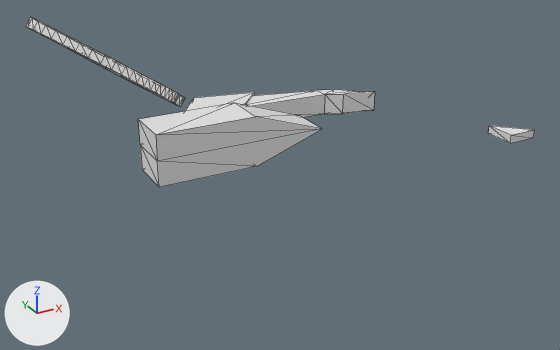
The glTF model assets/enemies/crab_plane.glb, before and after one commit.
One viewpoint serves both versions: a camera (50 mm lens) standing at (-12.12, -22.57, 8.97) and looking at (-0.39, -1.24, -1.69). Lighting does not change. The marker at lower left points along +X, +Y and +Z. Mesh edges are drawn as thin lines. Where no turn or scale is listed for an object, it has been applied to the vertices. Vertices at the same position are counted once.
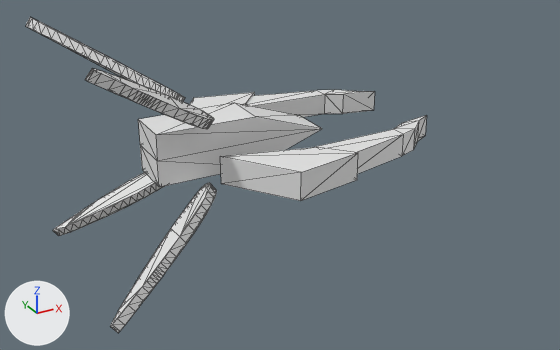
Where the change shows, as pixel boxes [x1, y1, x2, y2] in the pictures (560 x 350 px):
'BezierCurve', reshaped (20% wider, 248% taller)
    before: [26, 17, 185, 107]
    after: [26, 17, 217, 333]
'Cube', reshaped
    before: [185, 92, 255, 111]
    after: [189, 92, 358, 201]
'Cube.004', reshaped
    before: [246, 90, 375, 117]
    after: [246, 90, 427, 174]
'Cube.001', deleted
    before: [489, 126, 534, 143]
part 1 of me_mesh, added
    after: [85, 68, 214, 129]
part 2 of me_mesh, added
    after: [53, 172, 164, 236]
part 3 of me_mesh, added
    after: [110, 183, 217, 333]
part 4 of me_cube_012, added
    after: [316, 115, 427, 174]
part 5 of me_cube_011, added
    after: [220, 147, 358, 201]

The change in detail:
me_mesh has 96 vertices, 188 faces and spans x -1.82..2.71, y -0.51..0.36, z 0.0..0.16.
me_mesh is used by ob_beziercurve; location (-4.44, 2.18, 1.84); rotation (-0.328, 0.564, -0.345), in degrees (-19, 32, -20); scale (-1.24, -1.24, -2.15).
me_mesh part 1: the loose piece of 96 vertices spanning x -1.82..2.71, y -0.51..0.36, z 0.0..0.16 is copied, and the copy is multiplied about its middle by the matrix ((0.837, 0.542, 0.131), (0.542, -0.802, -0.434), (0.044, -0.145, 0.965)), then moved by (-1.02, 3.39, 0.27); it spans x -2.37..1.12, y 1.81..4.89, z 0.12..0.59.
me_mesh part 2: the loose piece of 96 vertices spanning x -1.82..2.71, y -0.51..0.36, z 0.0..0.16 is copied, and the copy is multiplied about its middle by the matrix ((0.429, -0.291, 1.48), (-0.291, 0.852, 0.754), (0.494, 0.252, -0.281)), then moved by (-2.2, -1.12, 1.9); it spans x -2.91..-0.54, y -2.26..-0.18, z 0.89..3.02.
me_mesh part 3: the loose piece of 96 vertices spanning x -1.82..2.71, y -0.51..0.36, z 0.0..0.16 is copied, and the copy is multiplied about its middle by the matrix ((0.266, 0.252, 1.61), (0.252, -0.95, 0.32), (0.538, 0.107, -0.316)), then moved by (-3.22, 2.27, 2.17); it spans x -3.45..-2.14, y 1.25..3.18, z 1.03..3.45.
me_cube_012 has 16 vertices, 28 faces and spans x -3.78..3.81, y -0.52..1.42, z -0.4..0.4.
me_cube_012 is used by ob_cube_004; location (1.84, 2.36, -0.88).
me_cube_012 part 4: the loose piece of 16 vertices spanning x -3.78..3.81, y -0.52..1.42, z -0.4..0.4 is copied, and the copy is mirrored in y about its middle, then moved by (0.0, -5.24, 0.0); it spans x -3.78..3.81, y -5.76..-3.81, z -0.4..0.4.
me_cube_011 has 8 vertices, 12 faces and spans x -2.6..1.41, y -1.33..1.0, z -0.48..0.48.
me_cube_011 is used by ob_cube; location (-0.15, 3.34, -0.88).
me_cube_011 part 5: the loose piece of 8 vertices spanning x -2.6..1.41, y -1.33..1.0, z -0.48..0.48 is copied, and the copy is mirrored in y about its middle, then moved by (0.0, -5.96, 0.0); it spans x -2.6..1.41, y -7.29..-4.96, z -0.48..0.48.
Object 'Cube.001' (ob_cube_001) is deleted.
